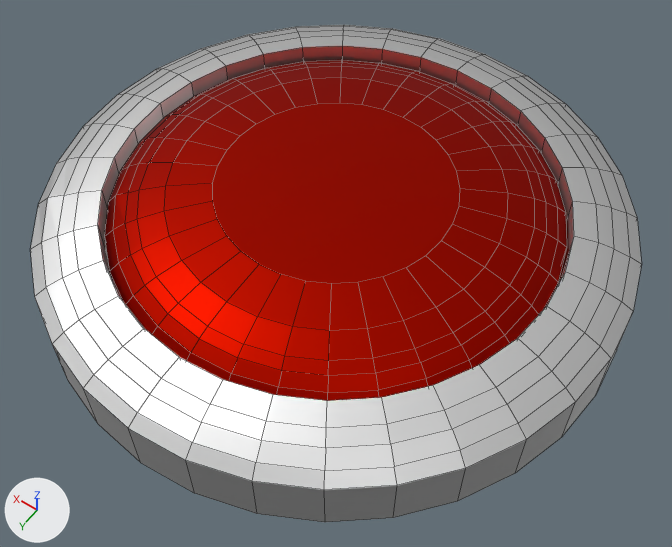
An edit to the Blender file bin/data/mesh/button.blend, drawn before and after from the same camera.
One viewpoint serves both versions: a camera (50 mm lens) standing at (-1.59, 2.23, 3.34) and looking at (-0.11, 0.15, 0.07). The axes (+X, +Y, +Z) are drawn at lower left. The lights are the same throughout. The picture after the commit comes second. Mesh edges are drawn as thin lines.

The first picture shows 'button', 'button_pad'.
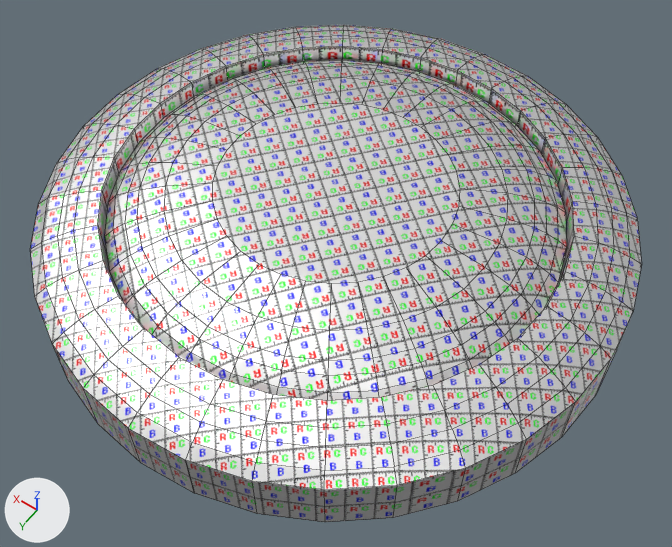
Pixel boxes (x1, y1, x2, y2) of what changed, in the pictures (672 x 547 px):
'button_pad', surface changed (red to white)
    both: (105, 60, 567, 401)
'button', surface changed
    both: (31, 25, 641, 522)

What the commit changed:
Picture 'pbr_default_0.tga' (img_pbr_default_0_tga) is new.
In material 'Material.002' (mat_material_002), base_color is no longer (0.4, 0.00462, 0.0), red #aa0f00.
In material 'Material.002' (mat_material_002), texture is now set to img_pbr_default_0_tga.
In material 'Material.001' (mat_material_001), base_color is no longer (0.8, 0.8, 0.8), white #e7e7e7.
In material 'Material.001' (mat_material_001), texture is now set to img_pbr_default_0_tga.
me_button_pad has 224 vertices, 194 faces and spans x -1.0..1.0, y -1.0..1.0, z 0.0..0.42.
me_button_pad is used by ob_button_pad; location (0.0, 0.0, 0.025).
me_button_pad part 1: texture (UV) coordinates of 194 of 194 faces, centred in x -0.99..0.99, y -0.99..0.99, z 0.0..0.42, changed; they spanned u 0.01..0.48, v 0.01..0.48 and now span u -8.87..10.14, v -8.8..9.79.
me_button has 224 vertices, 194 faces and spans x -1.32..1.32, y -1.32..1.32, z 0.0..0.38.
me_button is used by ob_button; location (0.0, 0.0, 0.0).
me_button part 2: texture (UV) coordinates of 194 of 194 faces, centred in x -1.3..1.3, y -1.3..1.3, z 0.0..0.37, changed; they spanned u 0.51..0.99, v 0.01..0.49 and now span u -20.88..22.65, v -13.45..14.46.
